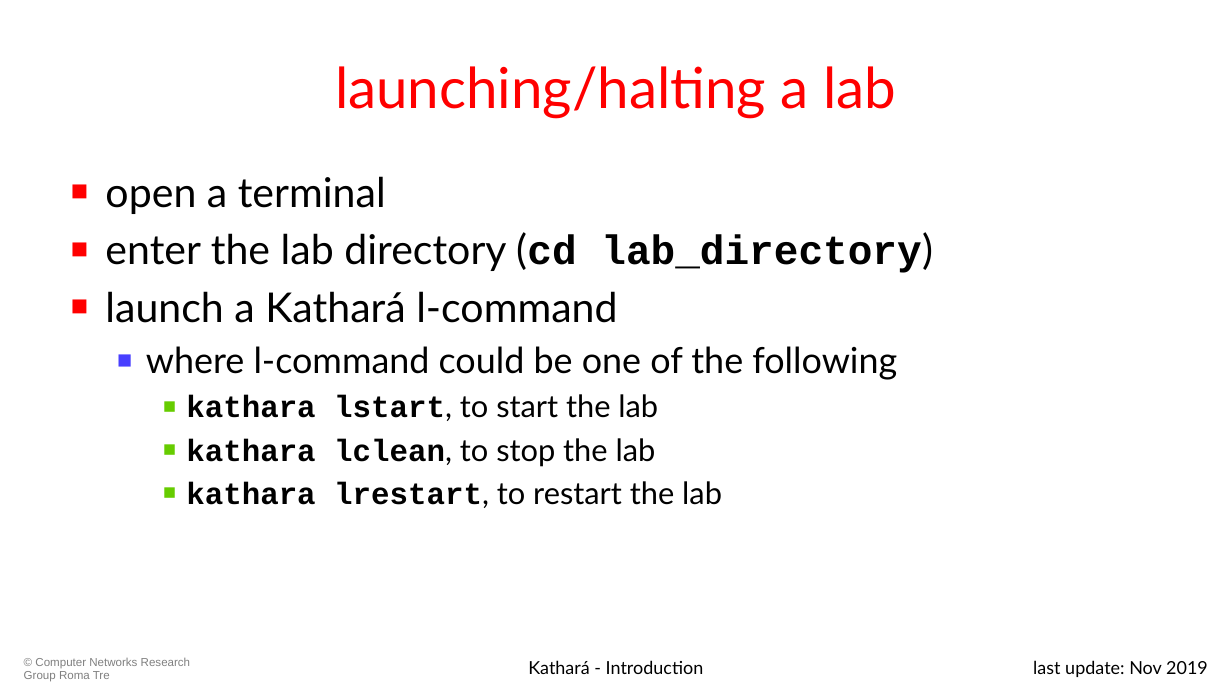
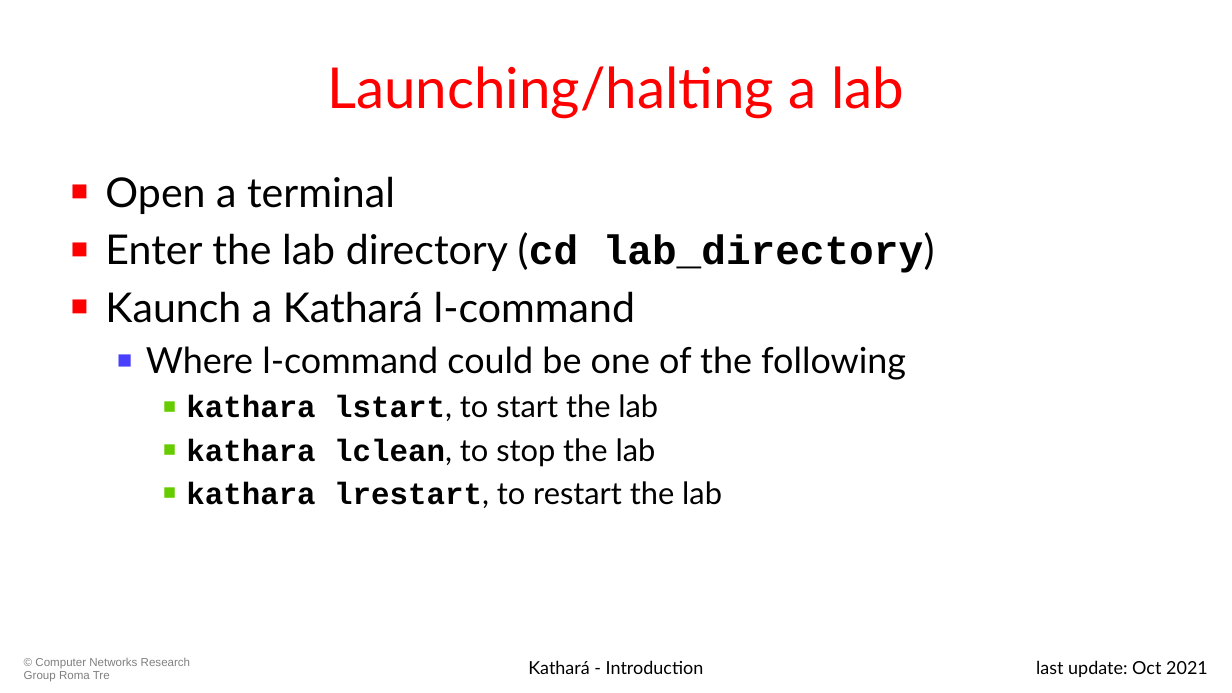
Before and after one commit to KatharaFramework/Kathara-Labs, a slide deck: slide 31 of 001-kathara-introduction.pptx (slide 28 before the commit). Drawn at 1232x693 pixels with LibreOffice and Linux fonts; fonts in the diff are those of the drawing. Boxes give left, top, right and bottom in pixels: in the first picture for what was removed or moved away, otherwise in the second. Text is boxed around its words. In the diff, an @@ line names an element or a change of style, - is before the commit and + after.

```diff
--- a/001-kathara-introduction.pptx
+++ b/001-kathara-introduction.pptx
@@ title at box(327, 66, 904, 118): text changed @@
-launching/halting a lab
+Launching/halting a lab
@@ text at box(105, 176, 935, 380): text changed @@
-■ open a terminal
-■ enter the lab directory (cd lab_directory)
-■ launch a Kathará l-command
-  ■ where l-command could be one of the following
+■ Open a terminal
+■ Enter the lab directory (cd lab_directory)
+■ Kaunch a Kathará l-command
+  ■ Where l-command could be one of the following
@@ text at box(1036, 660, 1208, 677): text changed @@
-last update: Nov 2019
+last update: Oct 2021
```
Also in this commit, not shown: 28 other slides changed, 3 slides added, 9 other files.
